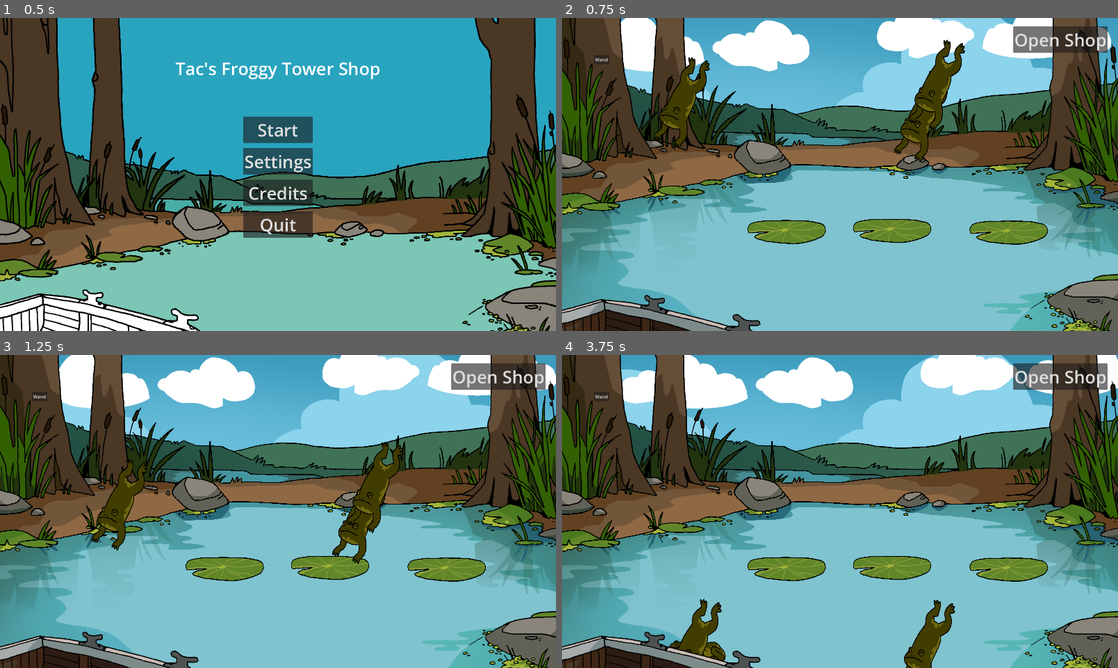
Above: before the commit, frames 1-4 (two rows, left to right).
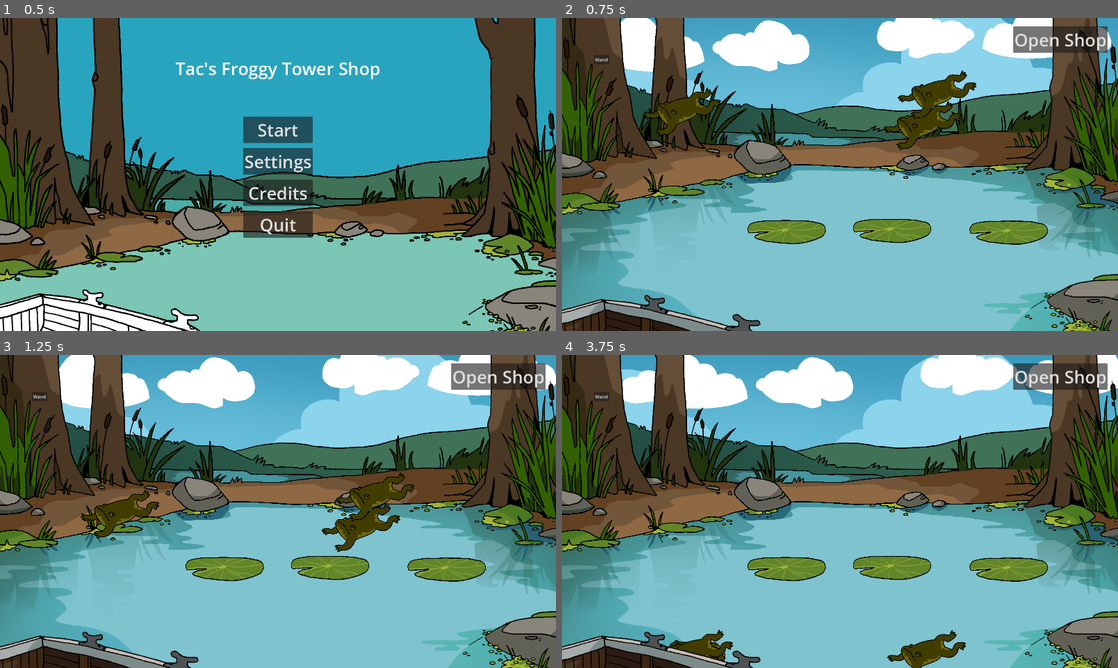
Above: after the commit, the same moments.

Repository: NotTom31/FroggeeToadems
Game: Godot game, scene res://Scenes/UI/MainMenu.tscn
Same seed, same stepped clock (60 frames per second), same inputs: the game is played once before the commit and once after it.
Inputs (mouse positions are in pixels of both pictures, inside the frame that each line leads up to):
- Up to frame 1 (0.5 s): no input
- Up to frame 2 (0.75 s): click "Start" at 0.5 s
- Up to frame 3 (1.25 s): no input
- Up to frame 4 (3.75 s): move the mouse to (923, 530) at 1.27 s; hold Right (ui_right) 1.28-2.78 s; click (923, 530) at 1.42 s; tap Up (ui_up) at 1.52, 2.27 s; move the mouse to (928, 652) at 2.02 s; click (928, 652) at 2.17 s; move the mouse to (695, 655) at 2.77 s; hold Left (ui_left) 2.78-3.53 s; click (695, 655) at 2.92 s; move the mouse to (695, 652) at 3.52 s; hold Right (ui_right) from 3.53 s (still down); click (695, 652) at 3.67 s

Frame 1 is identical in both runs. In frame 2, 2.9% of the frame differs, in the area x 14-75%, y 6-46%; in frame 3, 2.9%, in the area x 14-75%, y 27-67%; in frame 4, 1.8%.

Commit message:
resized some sprites, checking for hitbox bug

Diff:
--- a/Code/FrogLogic/FrogStates/FrogFall.gd
+++ b/Code/FrogLogic/FrogStates/FrogFall.gd
@@ -2,7 +2,7 @@
 class_name FrogFall
 
 func Enter():
-	$"../../AnimatedSprite2D".play("jump")
+	$"../../FrogSpriteHandler".play_jump()
 	frog.enable_gravity()
 	frog.velocity = frog.mouse_velocity.limit_length(frog.max_velocity)  # Apply mouse velocity to the RigidBody2D
 
--- a/Code/FrogLogic/FrogStates/FrogHold.gd
+++ b/Code/FrogLogic/FrogStates/FrogHold.gd
@@ -2,7 +2,7 @@
 class_name FrogHold
 
 func Enter():
-	$"../../AnimatedSprite2D".play("idle")
+	$"../../FrogSpriteHandler".play_idle()
 	frog.disable_gravity()
 
 func Exit():
--- a/Code/FrogLogic/FrogStates/FrogJump.gd
+++ b/Code/FrogLogic/FrogStates/FrogJump.gd
@@ -32,7 +32,7 @@
 			rotation_target = 90
 		else:
 			rotation_target = -90
-		$"../../AnimatedSprite2D".play("jump")
+		$"../../FrogSpriteHandler".play_jump()
 		frog.velocity = jump_direction * randf_range(min_horizontal_distance, max_horizontal_distance)
 		var jump_height = randf_range(min_jump_height, max_jump_height)
 		frog.velocity.y = -jump_height
--- a/Code/FrogLogic/FrogStates/FrogStacked.gd
+++ b/Code/FrogLogic/FrogStates/FrogStacked.gd
@@ -4,7 +4,7 @@
 var blink_timer : float = 0.0
 
 func Enter():
-	$"../../AnimatedSprite2D".play("idle")
+	$"../../FrogSpriteHandler".play_idle()
 	frog.disable_gravity()
 	set_random_blink_timer()
 
@@ -20,7 +20,7 @@
 func Update(delta: float):
 	blink_timer -= delta
 	if blink_timer <= 0:
-		$"../../AnimatedSprite2D".play("blink")
+		$"../../FrogSpriteHandler".play_blink()
 		set_random_blink_timer()
 
 func Physics_Update(delta: float):
--- a/Code/FrogLogic/FrogStates/FrogSwim.gd
+++ b/Code/FrogLogic/FrogStates/FrogSwim.gd
@@ -11,7 +11,7 @@
 	wander_time = randf_range(1, 3)
 
 func Enter():
-	$"../../AnimatedSprite2D".play("jump")
+	$"../../FrogSpriteHandler".play_jump()
 	#if frog.is_sprite_flipped:
 	#	frog.rotation_degrees = 240
 	#else:
--- /dev/null
+++ b/Code/FrogLogic/frog_sprite_handler.gd
@@ -0,0 +1,41 @@
+class_name FrogSpriteHandler
+extends Area2D
+
+@export var rest_sprite_position : Vector2
+@export var rest_sprite_rotation : float
+@export var rest_sprite_scale : Vector2
+@export var jump_sprite_position : Vector2
+@export var jump_sprite_rotation : float
+@export var jump_sprite_scale : Vector2
+
+@export var sprt : AnimatedSprite2D
+
+# Called when the node enters the scene tree for the first time.
+func _ready() -> void:
+	pass
+
+# Called every frame. 'delta' is the elapsed time since the previous frame.
+func _process(delta: float) -> void:
+	pass
+
+func play_jump() -> void:
+	resize_for_jump()
+	sprt.play("jump")
+
+func play_idle() -> void:
+	resize_for_rest()
+	sprt.play("idle")
+
+func play_blink() -> void:
+	resize_for_rest()
+	sprt.play("blink")
+
+func resize_for_rest() -> void:
+	sprt.position = rest_sprite_position
+	sprt.rotation = rest_sprite_rotation
+	sprt.scale = rest_sprite_scale
+
+func resize_for_jump() -> void:
+	sprt.position = jump_sprite_position
+	sprt.rotation = jump_sprite_rotation
+	sprt.scale = jump_sprite_scale
--- a/Scenes/Frogs/FrogTypes/basic_frog.tscn
+++ b/Scenes/Frogs/FrogTypes/basic_frog.tscn
@@ -12,6 +12,7 @@
 [ext_resource type="Texture2D" uid="uid://gnxwxsklcb51" path="res://Assets/Art/Frogs/resting/05_rest.png" id="9_halpc"]
 [ext_resource type="Texture2D" uid="uid://lkw5eyfa3r6g" path="res://Assets/Art/Frogs/jumping/05_jump.png" id="10_e1rxg"]
 [ext_resource type="Texture2D" uid="uid://cb6l32dbmeq54" path="res://Assets/Art/Frogs/charging/05_charge.png" id="10_lrc50"]
+[ext_resource type="Script" path="res://Code/FrogLogic/frog_sprite_handler.gd" id="12_jl4ke"]
 
 [sub_resource type="SpriteFrames" id="SpriteFrames_kpbkf"]
 animations = [{
@@ -52,7 +53,7 @@
 }]
 
 [sub_resource type="RectangleShape2D" id="RectangleShape2D_jepvn"]
-size = Vector2(323.333, 103.333)
+size = Vector2(323, 103)
 
 [sub_resource type="RectangleShape2D" id="RectangleShape2D_skv3v"]
 
@@ -92,9 +93,16 @@
 animation = &"idle"
 offset = Vector2(0, -150)
 
-[node name="Area2D" type="Area2D" parent="."]
+[node name="FrogSpriteHandler" type="Area2D" parent="." node_paths=PackedStringArray("sprt")]
+script = ExtResource("12_jl4ke")
+rest_sprite_position = Vector2(3, -2)
+rest_sprite_scale = Vector2(0.15, 0.2)
+jump_sprite_position = Vector2(-14, 18)
+jump_sprite_rotation = 57.2
+jump_sprite_scale = Vector2(0.15, 0.15)
+sprt = NodePath("../AnimatedSprite2D")
 
-[node name="ClickableArea" type="CollisionShape2D" parent="Area2D"]
+[node name="ClickableArea" type="CollisionShape2D" parent="FrogSpriteHandler"]
 position = Vector2(0.999998, -4)
 scale = Vector2(0.6, 0.6)
 shape = SubResource("RectangleShape2D_jepvn")
@@ -114,6 +122,6 @@
 scale = Vector2(6, 6)
 
 [connection signal="input_event" from="." to="." method="_on_area_2d_input_event"]
-[connection signal="body_entered" from="Area2D" to="." method="_on_area_2d_body_entered"]
-[connection signal="input_event" from="Area2D" to="." method="_on_area_2d_input_event"]
+[connection signal="body_entered" from="FrogSpriteHandler" to="." method="_on_area_2d_body_entered"]
+[connection signal="input_event" from="FrogSpriteHandler" to="." method="_on_area_2d_input_event"]
 [connection signal="screen_exited" from="VisibleOnScreenNotifier2D" to="." method="_on_visible_on_screen_notifier_2d_screen_exited"]
--- a/project.godot
+++ b/project.godot
@@ -17,9 +17,10 @@
 
 [display]
 
-window/size/viewport_width=1920
-window/size/viewport_height=1080
+window/size/viewport_width=960
+window/size/viewport_height=540
 window/stretch/mode="viewport"
+window/stretch/scale=0.5
 
 [dotnet]
 
Not shown: 1 places in Scenes/Frogs/FrogTypes/basic_frog.tscn that only renumber resources
